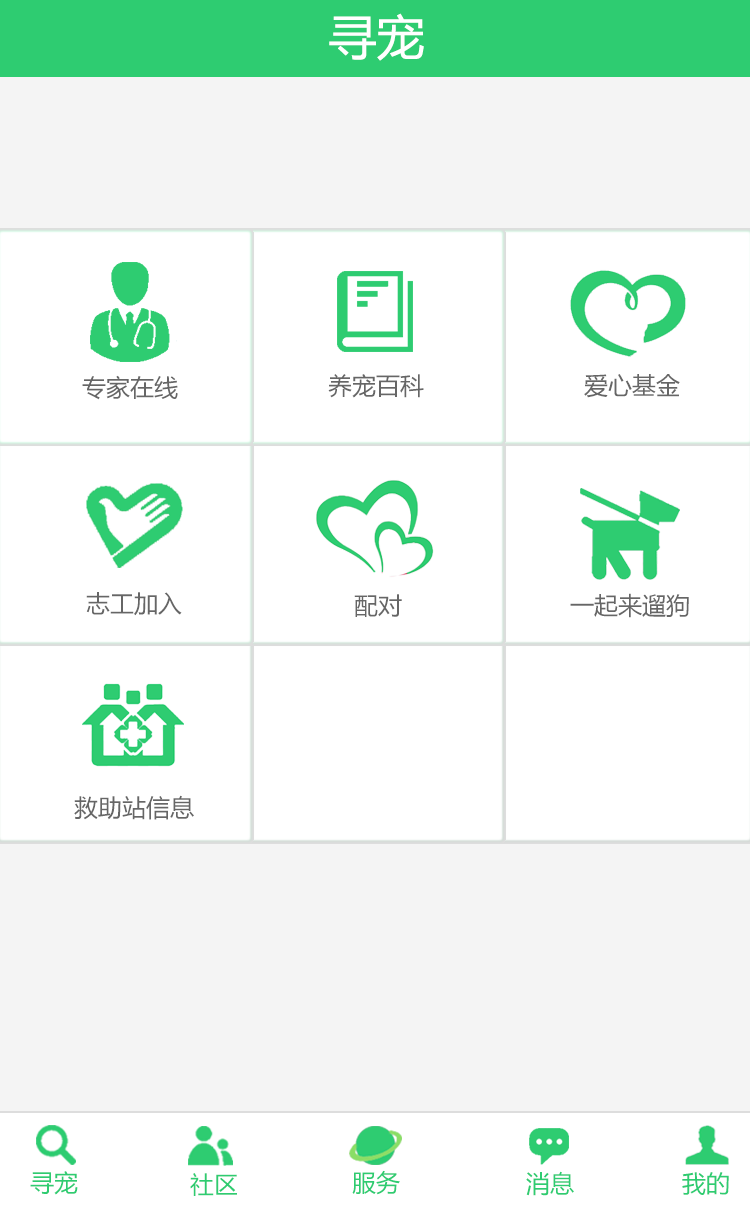
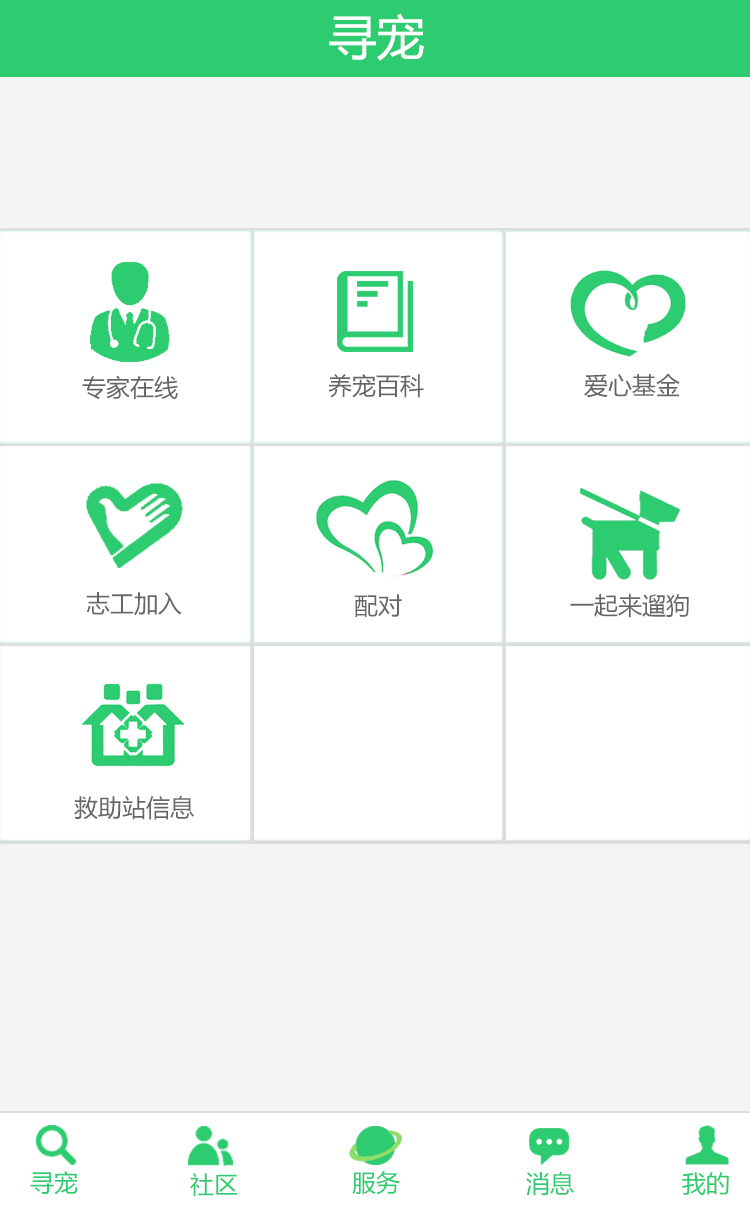
Layered file, before and after one edit (750 × 1206). Changes by layer:
painted on "专家在线图" over [left=90, top=262, right=177, bottom=362]
